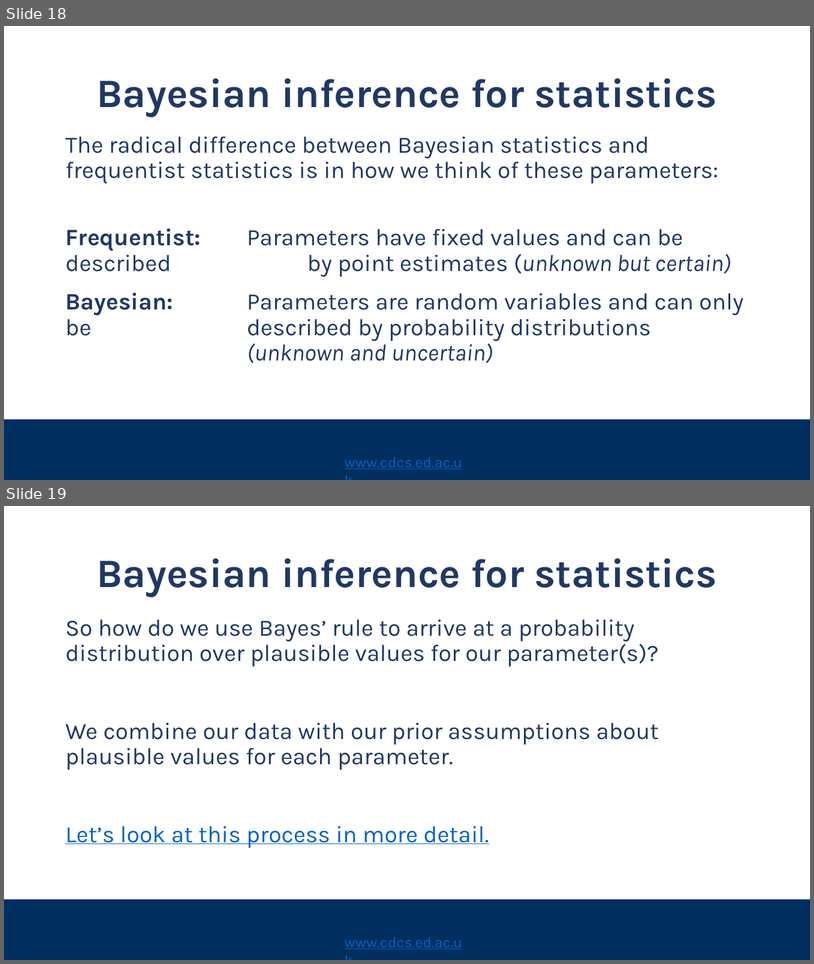
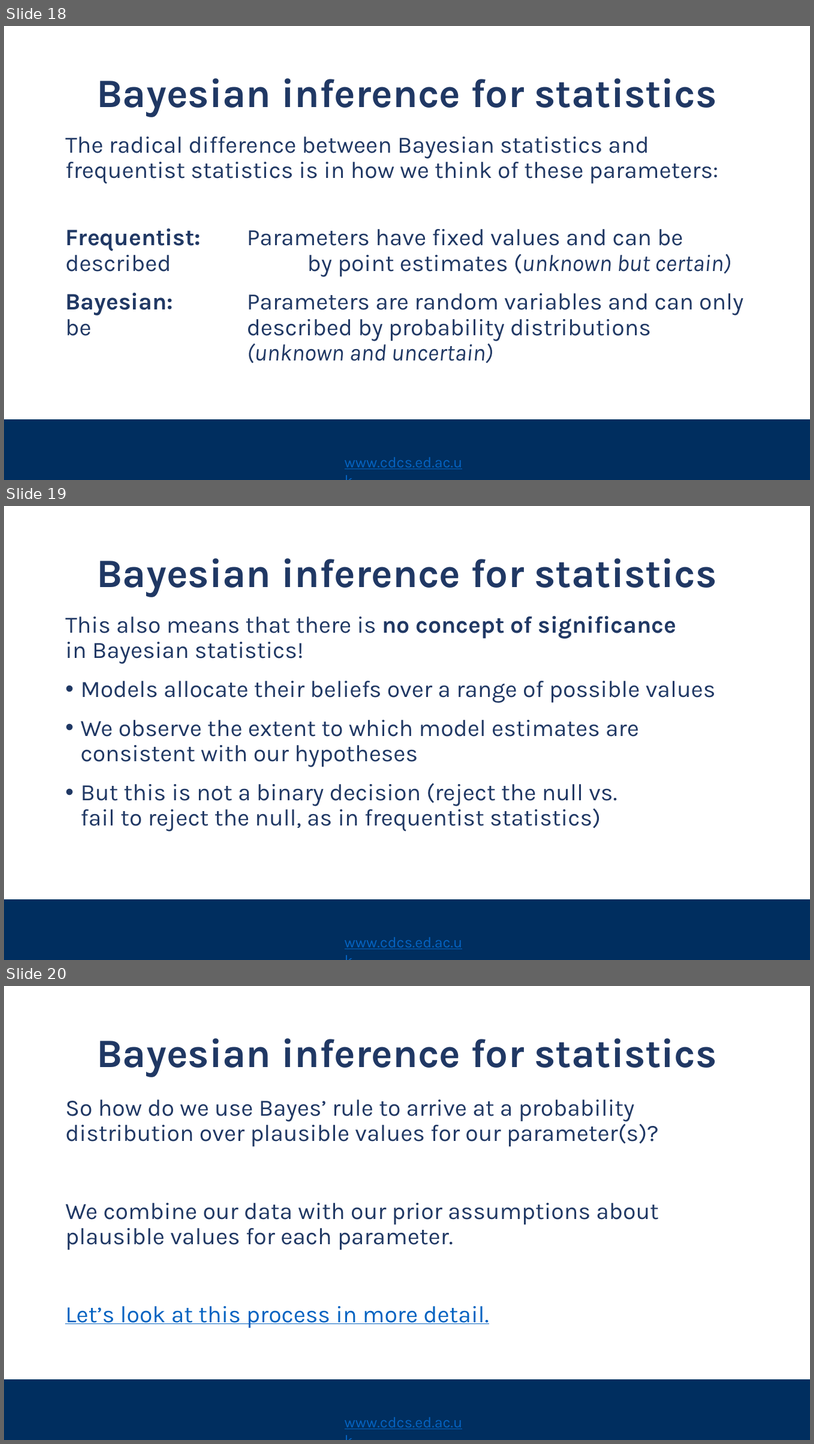
Before and after one commit to DCS-training/Bayesian-Statistics, a slide deck: bayesian_statistics_slides.pptx. Shown one above the other, each under a label of ours: slides 18 and 19 before the commit, slides 18, 19 and 20 after it. The pictures are 814x964 and 814x1444 pixels, drawn with LibreOffice and Linux fonts; fonts in the diff are those of the drawing; background and template pictures are left out. Boxes give left, top, right and bottom in pixels: in the first picture for what was removed or moved away, otherwise in the second. Text is boxed around its words. In the diff, an @@ line names an element or a change of style, - is before the commit and + after.

Commit message:
Add slide about significance

```diff
--- a/bayesian_statistics_slides.pptx
+++ b/bayesian_statistics_slides.pptx
@@ slide 19 added at box(4, 506, 810, 960), background #FFFFFF; not listed: 2 template elements that a slide beside it also shows @@
@@ title added at box(96, 558, 717, 597), 48 pt, text #203864, bold @@
+Bayesian inference for statistics
@@ text added at box(65, 616, 716, 831), 28 pt, text #203864 @@
+This also means that there is no concept of significance
+in Bayesian statistics!
+• Models allocate their beliefs over a range of possible values
+• We observe the extent to which model estimates are
+  consistent with our hypotheses
+• But this is not a binary decision (reject the null vs.
+  fail to reject the null, as in frequentist statistics)
@@ what was slide 19 is now slide 20 @@
```
